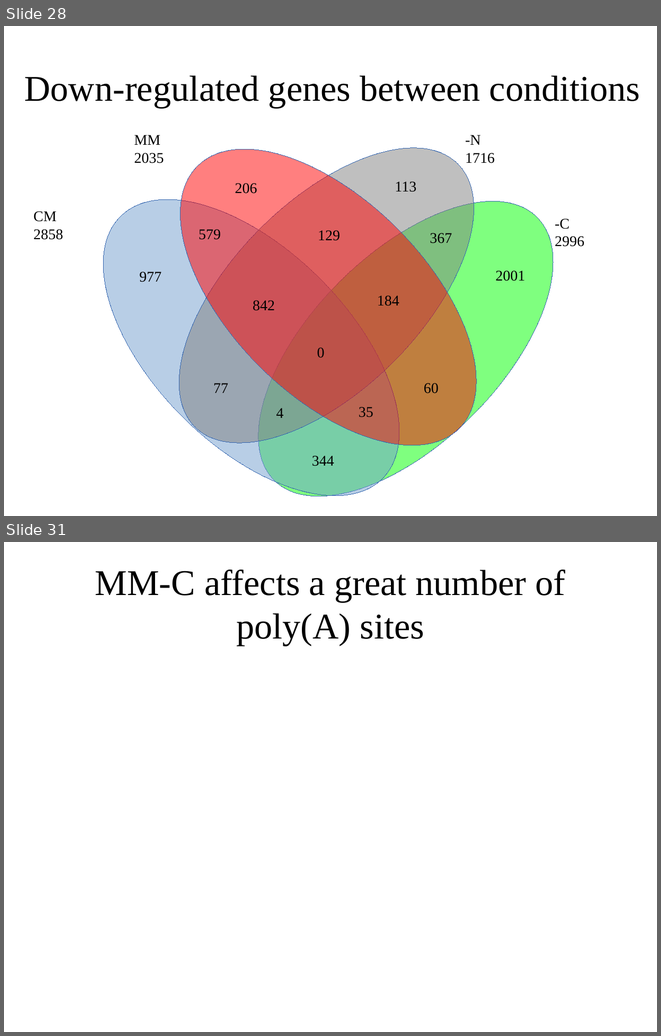
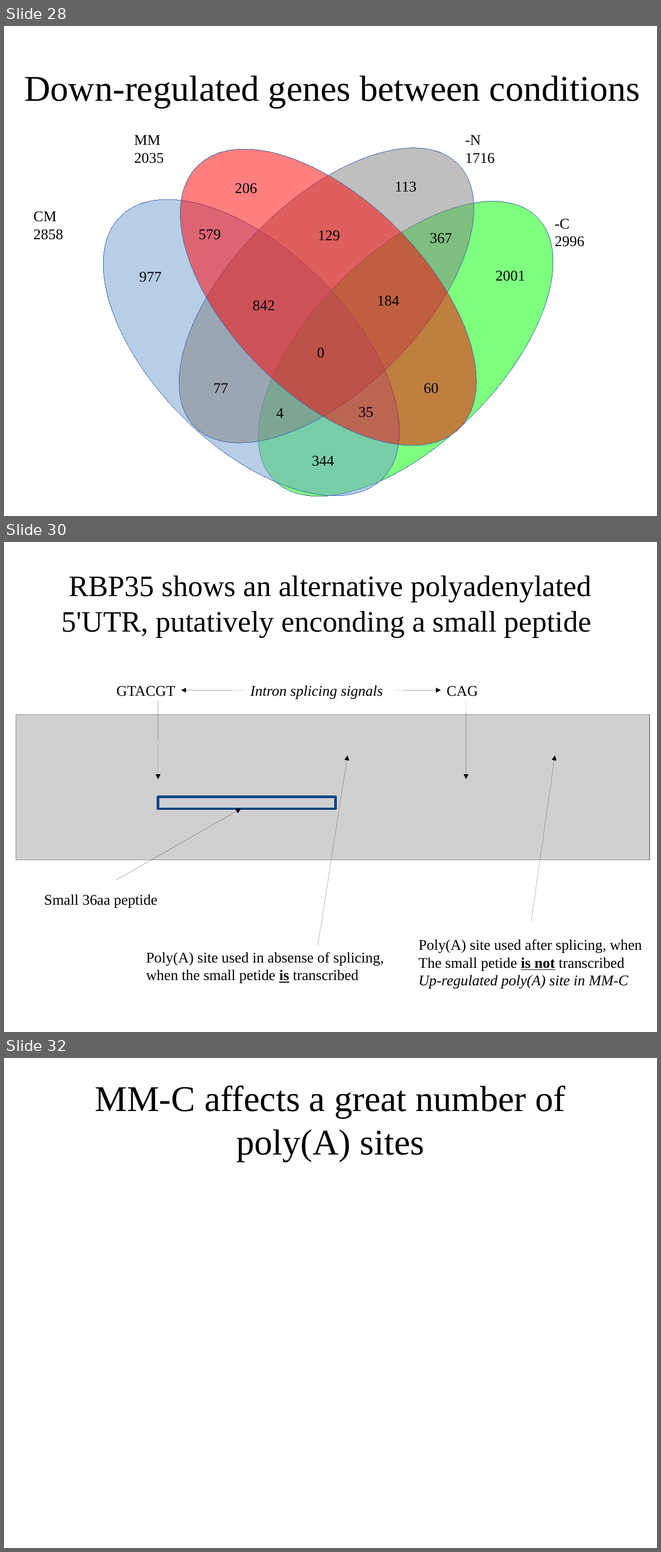
Before and after one commit to wilkinsonlab/m-oryzae-polya, a slide deck: doc/version_21/oryzae_presentation.odp. Shown one above the other, each under a label of ours: slides 28 and 31 before the commit, slides 28, 30 and 32 after it; the slides between them are not shown. The pictures are 661x1036 and 661x1552 pixels, drawn with LibreOffice and Linux fonts; fonts in the diff are those of the drawing; grey boxes stand for pictures. Boxes give left, top, right and bottom in pixels: in the first picture for what was removed or moved away, otherwise in the second. Text is boxed around its words. In the diff, an @@ line names an element or a change of style, - is before the commit and + after.

```diff
--- a/doc/version_21/oryzae_presentation.odp
+++ b/doc/version_21/oryzae_presentation.odp
@@ slide 30 added at (4, 542, 657, 1032), background #FFFFFF @@
@@ title added at (62, 575, 591, 637), 36 pt, text #000000 @@
+RBP35 shows an alternative polyadenylated 5'UTR, putatively enconding a small peptide
@@ text added at (116, 686, 175, 696), 18 pt, text #000000 @@
+GTACGT
@@ arrow added from (245, 690) to (181, 690), #000000 0 pt @@
@@ text added at (250, 685, 383, 699), 18 pt, text #000000, italic @@
+Intron splicing signals
@@ arrow added from (395, 690) to (441, 690), #000000 0 pt @@
@@ text added at (447, 686, 478, 696), 18 pt, text #000000 @@
+CAG
@@ picture added at (16, 714, 650, 859) @@
@@ arrow added from (158, 701) to (158, 779), #000000 0 pt @@
@@ arrow added from (466, 701) to (466, 779), #000000 0 pt @@
@@ arrow added from (318, 945) to (347, 755), #000000 0 pt @@
@@ arrow added from (531, 921) to (555, 755), #000000 0 pt @@
@@ arrow added from (116, 880) to (241, 809), #000000 0 pt @@
@@ rectangle added at (158, 797, 336, 809), outline #004586 2.89 pt @@
@@ text added at (44, 894, 157, 907), 18 pt, text #000000 @@
+Small 36aa peptide
@@ text added at (418, 939, 642, 988), 18 pt, text #000000 @@
+Poly(A) site used after splicing, when
+The small petide is not transcribed
+Up-regulated poly(A) site in MM-C
@@ text added at (146, 952, 383, 983), 18 pt, text #000000 @@
+Poly(A) site used in absense of splicing,
+when the small petide is transcribed
@@ what was slide 31 is now slide 32 @@
```
Also in this commit, not shown: 14 slides changed, 1 other slide added, 6 other files.
